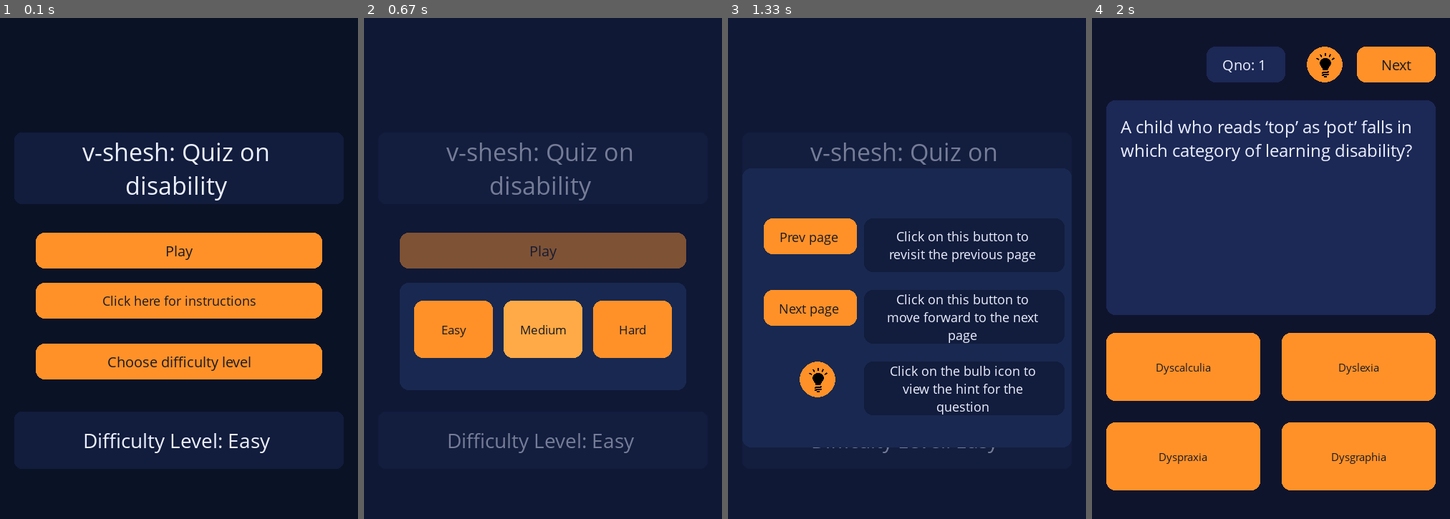
Above: before the commit, frames 1-4 (left to right).
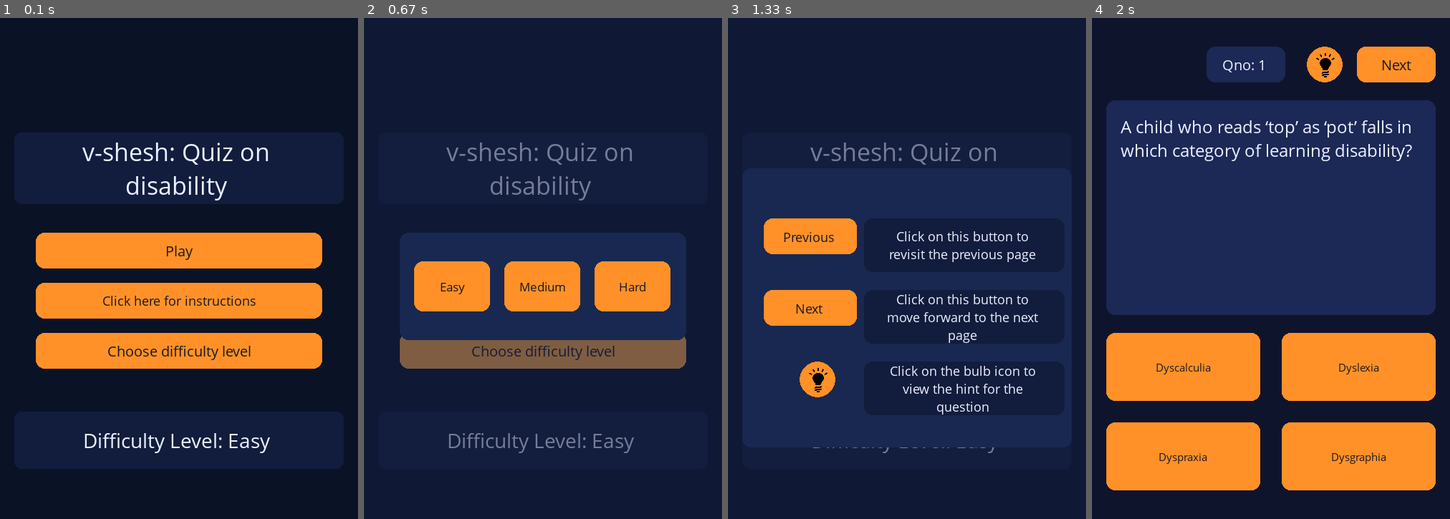
Above: after the commit, the same moments.

Repository: nithinbadicodes/pygame-quiz-game
Game: pygame game, started from finalgame.py
Two runs of this game, one before a commit and one after it. Both use one fixed random seed, a clock stepped at 60 frames per second and the inputs below.
Inputs (mouse positions are in pixels of both pictures, inside the frame that each line leads up to):
- Up to frame 1 (0.1 s): no input
- Up to frame 2 (0.67 s): click "Choose difficulty level" at 0.38 s
- Up to frame 3 (1.33 s): click (821, 273) at 0.72 s; click "Click here for instructions" at 1.05 s
- Up to frame 4 (2 s): click (1177, 83) at 1.55 s; click (1142, 253) at 1.88 s

The runs differ from the first frame. In frame 1, 4.1% of the frame differs, in the area x 10-90%, y 62-73%; in frame 2, 23%, in the area x 10-90%, y 42-75%; in frame 3, 0.3%; in frame 4, nothing differs.

Commit message:
Updated constant.py file

Diff:
--- a/data/constants.py
+++ b/data/constants.py
@@ -95,7 +95,132 @@
 
 
 FRONT_DIFFICULTY_TOP = (WINDOW_HEIGHT // 2) + 20
+
+
+
+
+### NON POPUP RECTS
+FRONT_BUTTON_WIDTH = 400
+FRONT_BUTTON_HEIGHT = 50
+FRONT_PAGE_ROW_GAP = 20
+
+PLAY_BUTTON_TOP = WINDOW_HEIGHT//2 - 50
+
+PLAY_BUTTON_RECT = pygame.Rect(FRONT_PAGE_OFFSET,
+                               PLAY_BUTTON_TOP,
+                               FRONT_BUTTON_WIDTH,
+                               FRONT_BUTTON_HEIGHT)
+
+
+# ----Difficulty button above instruction button---
+# DIFFICULTY_BUTTON_RECT = pygame.Rect(FRONT_PAGE_OFFSET,FRONT_DIFFICULTY_TOP,400,50)
+
+# ----Exit button on front page removed---------
+# EXIT_BUTTON_RECT = pygame.Rect(FRONT_PAGE_OFFSET,FRONT_DIFFICULTY_TOP + 85,400,50)
+
+
+## TEXT BOX INFORMATION
+FRONT_TEXT_BOX_OFFSET = 20
+FRONT_TEXT_BOX_TOP = 160
+TEXT_BOX_WIDTH = WINDOW_WIDTH-2*FRONT_TEXT_BOX_OFFSET
+## Text box rects
+TITLE_BOX_RECT = pygame.Rect(FRONT_TEXT_BOX_OFFSET,FRONT_TEXT_BOX_TOP,
+                             TEXT_BOX_WIDTH,100)
+MODE_BOX_RECT = pygame.Rect(FRONT_TEXT_BOX_OFFSET,WINDOW_HEIGHT - 150,
+                            TEXT_BOX_WIDTH,80)
+
+## ========== INSTRUCTION BUTTON RECT ===========
+INSTRUCTION_BUTTON_TOP = PLAY_BUTTON_TOP + FRONT_BUTTON_HEIGHT + FRONT_PAGE_ROW_GAP
+
+
+INSTRUCTION_BUTTON_RECT = pygame.Rect(FRONT_PAGE_OFFSET,
+                                      INSTRUCTION_BUTTON_TOP,
+                                      FRONT_BUTTON_WIDTH,
+                                      FRONT_BUTTON_HEIGHT)
+
+# ------------Prev position difficulty button above then instruction button---------
+# INSTRUCTION_BUTTON_RECT = pygame.Rect(FRONT_PAGE_OFFSET,FRONT_DIFFICULTY_TOP + 85,400,50)
+
+
+# -------Prev instruction button under difficulty text box------------
+# INSTRUCTION_INNER_BUTTON_WIDTH = 240
+# INSTRUCTION_INNER_BUTTON_HEIGHT = 40
+# INSTRUCTION_BUTTON_RECT = pygame.Rect(INSTRUCTION_BUTTON_LEFT,
+#                                       INSTRUCTION_BUTTON_TOP,
+#                                       INSTRUCTION_BUTTON_WIDTH,
+#                                       INSTRUCTION_BUTTON_HEIGHT)
+
+
+## INSTRUCTION POPUP RECT DETAILS
+INSTRUCTION_POPUP_WIDTH = TEXT_BOX_WIDTH
+INSTRUCTION_POPUP_HEIGHT = WINDOW_HEIGHT - FRONT_TEXT_BOX_TOP - 150
+
+INSTRUCTION_POPUP_RECT = pygame.Rect(FRONT_TEXT_BOX_OFFSET,
+                                   FRONT_TEXT_BOX_TOP + 50,
+                                   INSTRUCTION_POPUP_WIDTH,
+                                   INSTRUCTION_POPUP_HEIGHT)
+
+INSTRUCTION_POPUP_BOX_WIDTH = 130
+INSTRUCTION_POPUP_BOX_HEIGHT = 50
+
+INSTRUCTION_PREV_BUTTON_TOP = FRONT_TEXT_BOX_TOP + 120
+INSTRUCTION_NEXT_BUTTON_TOP = INSTRUCTION_PREV_BUTTON_TOP + INSTRUCTION_POPUP_BOX_HEIGHT + 50
+INSTRUCTION_HINT_BUTTON_TOP = INSTRUCTION_NEXT_BUTTON_TOP + INSTRUCTION_POPUP_BOX_HEIGHT + 50
+
+INSTRUCTION_PREV_POPUP_TEXTBOX = pygame.Rect(FRONT_PAGE_OFFSET,
+                                        INSTRUCTION_PREV_BUTTON_TOP,
+                                        INSTRUCTION_POPUP_BOX_WIDTH,
+                                        INSTRUCTION_POPUP_BOX_HEIGHT)
+
+INSTRUCTION_NEXT_POPUP_TEXTBOX = pygame.Rect(FRONT_PAGE_OFFSET,
+                                        INSTRUCTION_NEXT_BUTTON_TOP,
+                                        INSTRUCTION_POPUP_BOX_WIDTH,
+                                        INSTRUCTION_POPUP_BOX_HEIGHT)
+
+INSTRUCTION_HINT_POPUP_TEXTBOX = pygame.Rect(FRONT_PAGE_OFFSET + 50,
+                                        INSTRUCTION_HINT_BUTTON_TOP,
+                                        50,
+                                        50)
+
+
+### Instructions to the right
+
+INSTRUCTIONS_TEXT_LEFT = FRONT_PAGE_OFFSET + 140
+
+INSTRUCTIONS_PREV_TEXT_TOP = INSTRUCTION_PREV_BUTTON_TOP
+INSTRUCTIONS_NEXT_TEXT_TOP = INSTRUCTION_NEXT_BUTTON_TOP
+INSTRUCTIONS_HINT_TEXT_TOP = INSTRUCTION_HINT_BUTTON_TOP
+
+INSTRUCTIONS_TEXT_WIDTH = INSTRUCTION_POPUP_BOX_WIDTH + 150
+INSTRUCTIONS_TEXT_HEIGHT = INSTRUCTION_POPUP_BOX_HEIGHT+25
+
+INSTRUCTION_PREV_TEXTBOX = pygame.Rect(INSTRUCTIONS_TEXT_LEFT,
+                                        INSTRUCTIONS_PREV_TEXT_TOP,
+                                        INSTRUCTIONS_TEXT_WIDTH,
+                                        INSTRUCTIONS_TEXT_HEIGHT)
+INSTRUCTION_NEXT_TEXTBOX = pygame.Rect(INSTRUCTIONS_TEXT_LEFT,
+                                        INSTRUCTIONS_NEXT_TEXT_TOP,
+                                        INSTRUCTIONS_TEXT_WIDTH,
+                                        INSTRUCTIONS_TEXT_HEIGHT)
+
+INSTRUCTION_HINT_TEXTBOX = pygame.Rect(INSTRUCTIONS_TEXT_LEFT,
+                                    INSTRUCTIONS_HINT_TEXT_TOP,
+                                    INSTRUCTIONS_TEXT_WIDTH,
+                                    INSTRUCTIONS_TEXT_HEIGHT)
+
+
+## DIFFICULTY_BUTTON DETAILS
+DIFFICULTY_BUTTON_TOP = INSTRUCTION_BUTTON_TOP + FRONT_BUTTON_HEIGHT + FRONT_PAGE_ROW_GAP
+
+
+DIFFICULTY_BUTTON_RECT = pygame.Rect(FRONT_PAGE_OFFSET,
+                                     DIFFICULTY_BUTTON_TOP,
+                                     FRONT_BUTTON_WIDTH,
+                                     FRONT_BUTTON_HEIGHT)
+
+
 POPUP_DIFFICULTY_TOP = FRONT_DIFFICULTY_TOP - 10
+POPUP_DIFFICULTY_TOP = PLAY_BUTTON_TOP
 
 
 ## POPUP WIDTH AND HEIGHT
@@ -104,14 +229,14 @@
 
 ## POPUP INNER DIMENSIONS
 POPUP_RECT_PADDING = 20
-POPUP_COL_GAP = 15
+POPUP_COL_GAP = 20
 
 usable_width_popup_rect = POPUP_DIFFICULTY_WIDTH - 2 * POPUP_RECT_PADDING
 
 
 ## POPUP BUTTON WIDTH AND HEIGHT
 POPUP_DIFFICULTY_BUTTON_WIDTH = (usable_width_popup_rect - 2 * POPUP_COL_GAP) // 3
-POPUP_DIFFICULTY_BUTTON_HEIGHT = 80
+POPUP_DIFFICULTY_BUTTON_HEIGHT = 70
 
 
 POPUP_LEFT = FRONT_PAGE_OFFSET  # matches difficulty button x
@@ -140,7 +265,8 @@
 
 
 # POPUP/Button rects
-FRONT_POPUP_RECT = pygame.Rect(FRONT_PAGE_OFFSET, FRONT_DIFFICULTY_TOP,
+FRONT_POPUP_RECT = pygame.Rect(FRONT_PAGE_OFFSET,
+                               POPUP_DIFFICULTY_TOP,
                                POPUP_DIFFICULTY_WIDTH,
                                POPUP_DIFFICULTY_HEIGHT)
 
@@ -160,102 +286,9 @@
 
 
 
-### NON POPUP RECTS
-PLAY_BUTTON_RECT = pygame.Rect(FRONT_PAGE_OFFSET,WINDOW_HEIGHT//2 - 50,400,50)
-DIFFICULTY_BUTTON_RECT = pygame.Rect(FRONT_PAGE_OFFSET,FRONT_DIFFICULTY_TOP + 85,400,50)
-
-# ----Difficulty button above instruction button---
-# DIFFICULTY_BUTTON_RECT = pygame.Rect(FRONT_PAGE_OFFSET,FRONT_DIFFICULTY_TOP,400,50)
-
-# ----Exit button on front page removed---------
-# EXIT_BUTTON_RECT = pygame.Rect(FRONT_PAGE_OFFSET,FRONT_DIFFICULTY_TOP + 85,400,50)
-
-
-## TEXT BOX INFORMATION
-FRONT_TEXT_BOX_OFFSET = 20
-FRONT_TEXT_BOX_TOP = 160
-TEXT_BOX_WIDTH = WINDOW_WIDTH-2*FRONT_TEXT_BOX_OFFSET
-## Text box rects
-TITLE_BOX_RECT = pygame.Rect(FRONT_TEXT_BOX_OFFSET,FRONT_TEXT_BOX_TOP,
-                             TEXT_BOX_WIDTH,100)
-MODE_BOX_RECT = pygame.Rect(FRONT_TEXT_BOX_OFFSET,WINDOW_HEIGHT - 150,
-                            TEXT_BOX_WIDTH,80)
-
-## ========== INSTRUCTION BUTTON RECT ===========
-INSTRUCTION_BUTTON_WIDTH = 240
-INSTRUCTION_BUTTON_HEIGHT = 40
-INSTRUCTION_BUTTON_LEFT = WINDOW_WIDTH//2 - INSTRUCTION_BUTTON_WIDTH//2
-INSTRUCTION_BUTTON_TOP = WINDOW_HEIGHT - 50
-
-INSTRUCTION_BUTTON_RECT = pygame.Rect(FRONT_PAGE_OFFSET,FRONT_DIFFICULTY_TOP,400,50)
-
-# ------------Prev position difficulty button above then instruction button---------
-# INSTRUCTION_BUTTON_RECT = pygame.Rect(FRONT_PAGE_OFFSET,FRONT_DIFFICULTY_TOP + 85,400,50)
-
-
-# -------Prev instruction button under difficulty text box------------
-# INSTRUCTION_BUTTON_RECT = pygame.Rect(INSTRUCTION_BUTTON_LEFT,
-#                                       INSTRUCTION_BUTTON_TOP,
-#                                       INSTRUCTION_BUTTON_WIDTH,
-#                                       INSTRUCTION_BUTTON_HEIGHT)
-
-
-## INSTRUCTION POPUP RECT DETAILS
-INSTRUCTION_POPUP_WIDTH = TEXT_BOX_WIDTH
-INSTRUCTION_POPUP_HEIGHT = WINDOW_HEIGHT - FRONT_TEXT_BOX_TOP - 150
-
-INSTRUCTION_POPUP_RECT = pygame.Rect(FRONT_TEXT_BOX_OFFSET,
-                                   FRONT_TEXT_BOX_TOP + 50,
-                                   INSTRUCTION_POPUP_WIDTH,
-                                   INSTRUCTION_POPUP_HEIGHT)
-
-INSTRUCTION_POPUP_BOX_WIDTH = 130
-INSTRUCTION_POPUP_BOX_HEIGHT = 50
-
-INSTRUCTION_PREV_BUTTON_TOP = FRONT_TEXT_BOX_TOP + 120
-INSTRUCTION_NEXT_BUTTON_TOP = INSTRUCTION_PREV_BUTTON_TOP + INSTRUCTION_POPUP_BOX_HEIGHT + 50
-INSTRUCTION_HINT_BUTTON_TOP = INSTRUCTION_NEXT_BUTTON_TOP + INSTRUCTION_POPUP_BOX_HEIGHT + 50
-
-INSTRUCTION_PREV_POPUP_TEXTBOX = pygame.Rect(FRONT_PAGE_OFFSET,
-                                        INSTRUCTION_PREV_BUTTON_TOP,
-                                        INSTRUCTION_POPUP_BOX_WIDTH,
-                                        INSTRUCTION_POPUP_BOX_HEIGHT)
-
-INSTRUCTION_NEXT_POPUP_TEXTBOX = pygame.Rect(FRONT_PAGE_OFFSET,
-                                        INSTRUCTION_NEXT_BUTTON_TOP,
-                                        INSTRUCTION_POPUP_BOX_WIDTH,
-                                        INSTRUCTION_POPUP_BOX_HEIGHT)
-
-INSTRUCTION_HINT_POPUP_TEXTBOX = pygame.Rect(FRONT_PAGE_OFFSET + 50,
-                                        INSTRUCTION_HINT_BUTTON_TOP,
-                                        50,
-                                        50)
-
-
-### Instructions to the right
-
-INSTRUCTIONS_TEXT_LEFT = FRONT_PAGE_OFFSET + 140
-
-INSTRUCTIONS_PREV_TEXT_TOP = INSTRUCTION_PREV_BUTTON_TOP
-INSTRUCTIONS_NEXT_TEXT_TOP = INSTRUCTION_NEXT_BUTTON_TOP
-INSTRUCTIONS_HINT_TEXT_TOP = INSTRUCTION_HINT_BUTTON_TOP
-
-INSTRUCTIONS_TEXT_WIDTH = INSTRUCTION_POPUP_BOX_WIDTH + 150
-INSTRUCTIONS_TEXT_HEIGHT = INSTRUCTION_POPUP_BOX_HEIGHT+25
-
-INSTRUCTION_PREV_TEXTBOX = pygame.Rect(INSTRUCTIONS_TEXT_LEFT,
-                                        INSTRUCTIONS_PREV_TEXT_TOP,
-                                        INSTRUCTIONS_TEXT_WIDTH,
-                                        INSTRUCTIONS_TEXT_HEIGHT)
-INSTRUCTION_NEXT_TEXTBOX = pygame.Rect(INSTRUCTIONS_TEXT_LEFT,
-                                        INSTRUCTIONS_NEXT_TEXT_TOP,
-                                        INSTRUCTIONS_TEXT_WIDTH,
-                                        INSTRUCTIONS_TEXT_HEIGHT)
-
-INSTRUCTION_HINT_TEXTBOX = pygame.Rect(INSTRUCTIONS_TEXT_LEFT,
-                                    INSTRUCTIONS_HINT_TEXT_TOP,
-                                    INSTRUCTIONS_TEXT_WIDTH,
-                                    INSTRUCTIONS_TEXT_HEIGHT)
+
+
+
 
 
 
--- a/utility/layout.py
+++ b/utility/layout.py
@@ -73,9 +73,6 @@
                                   'Hard',
                                   popup_button_font)
 
-        # self.exit_button = Button(EXIT_BUTTON_RECT,
-        #                           'Exit game',
-        #                           front_button_font)
 
 
 
@@ -87,6 +84,9 @@
                                          instruction_font)
 
         self.instruction_popup_rect = INSTRUCTION_POPUP_RECT
+
+
+        ## ----- Instruction and popup text boxes -----
 
         self.instruction_popup_prev_box = TextBox(self.screen,
                                                   instruction_font,
@@ -138,9 +138,10 @@
 
 
         ### Overlay details
-        self.overlay = pygame.Surface((WINDOW_WIDTH, WINDOW_HEIGHT),
+        self.overlay = pygame.Surface((WINDOW_WIDTH,
+                                       WINDOW_HEIGHT),
                                       pygame.SRCALPHA)
-        self.overlay.fill(FRONT_OVERLAY_BG_COLOR)   # adjust alpha if needed
+        self.overlay.fill(FRONT_OVERLAY_BG_COLOR)
 
 
 
@@ -149,12 +150,10 @@
 
         play_event = None
         difficulty_event = None
-        exit_event = None
-
-        if not self.difficulty_popup or not self.instruction_popup:
+
+        if not self.difficulty_popup and not self.instruction_popup:
             play_event = self.play_button.update(mouse_pos, mouse_pressed)
             difficulty_event = self.difficulty_button.update(mouse_pos, mouse_pressed)
-            # exit_event = self.exit_button.update(mouse_pos,mouse_pressed)
 
             instructions_event = self.instruction_button.update(mouse_pos,mouse_pressed)
 
@@ -162,13 +161,10 @@
                 self.difficulty_popup = True
             if instructions_event == 'CLICK':
                 self.instruction_popup = True
-            # if exit_event == 'CLICK':
-            #     return 'EXIT',""
 
 
         self.play_button.draw(self.screen)
         self.difficulty_button.draw(self.screen)
-        # self.exit_button.draw(self.screen)
         self.instruction_button.draw(self.screen)
 
 
@@ -191,9 +187,9 @@
                              border_radius=12)
 
 
-
-            self.instruction_popup_prev_box.draw_textbox('Prev page')
-            self.instruction_popup_next_box.draw_textbox('Next page')
+            ## Drawing instruction popup text box -> Previous, Next, Hint
+            self.instruction_popup_prev_box.draw_textbox('Previous')
+            self.instruction_popup_next_box.draw_textbox('Next')
             self.instruction_popup_hint_box.draw_textbox('',border_radius=50)
 
             self.instruction_prev_textbox.draw_textbox('Click on this button to revisit the previous page')
@@ -215,20 +211,30 @@
             medium_event = self.medium_button.update(mouse_pos, mouse_pressed)
             hard_event = self.hard_button.update(mouse_pos, mouse_pressed)
 
-
-
             if easy_event == 'CLICK':
                 self.difficulty_text = self.easy_button.text
                 self.difficulty_popup=False
-            if medium_event == 'CLICK':
+                return None,None
+            elif medium_event == 'CLICK':
                 self.difficulty_text = self.medium_button.text
                 self.difficulty_popup=False
-            if hard_event == 'CLICK':
+                # return None,None
+            elif hard_event == 'CLICK':
                 self.difficulty_text = self.hard_button.text
                 self.difficulty_popup=False
 
-
-            if mouse_pressed and not self.popup_rect.collidepoint(mouse_pos):
+                return None,None
+
+
+            # elif mouse_pressed and not clicked_button and not self.popup_rect.collidepoint(mouse_pos):
+            #     self.difficulty_popup = False
+
+            if (mouse_pressed
+                and not self.popup_rect.collidepoint(mouse_pos)
+                and not self.easy_button.rect.collidepoint(mouse_pos)
+                and not self.medium_button.rect.collidepoint(mouse_pos)
+                and not self.hard_button.rect.collidepoint(mouse_pos)
+                ):
                 self.difficulty_popup = False
 
             pygame.draw.rect(self.screen,
